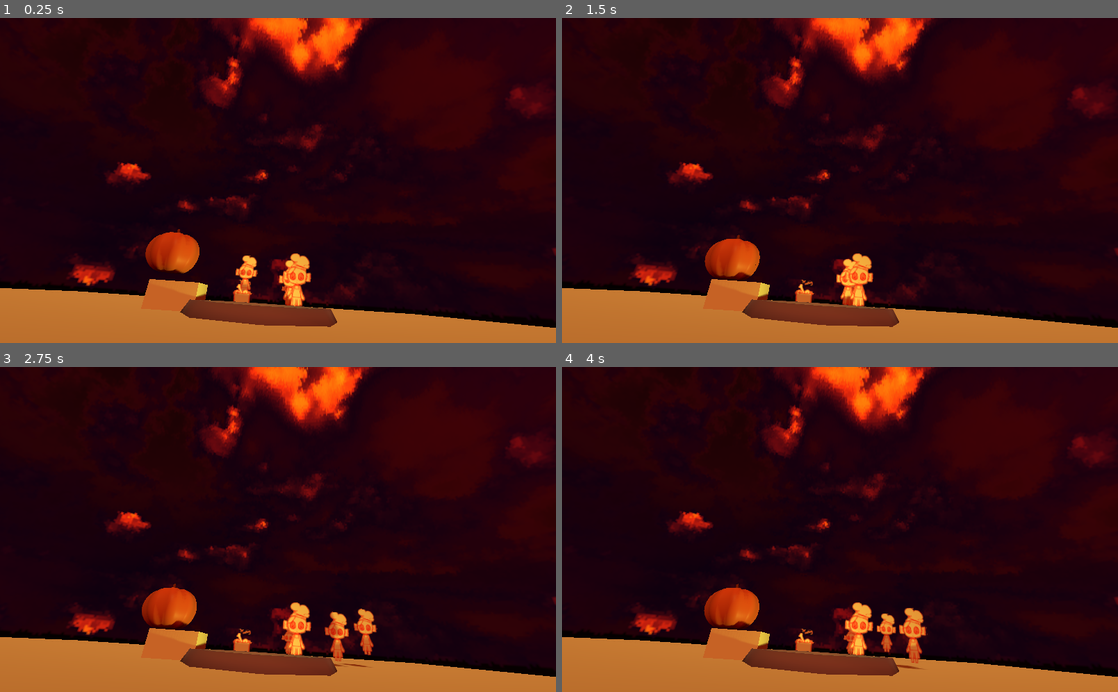
Above: before the commit, frames 1-4 (two rows, left to right).
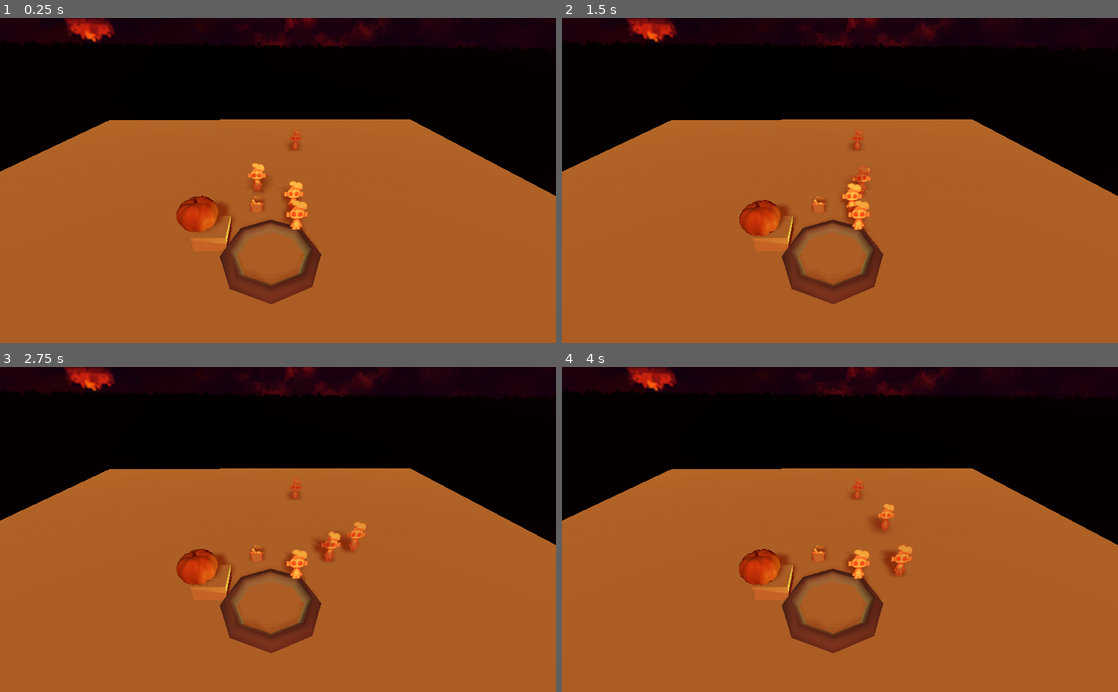
Above: after the commit, the same moments.

Repository: KaizNike/Bone--Appetite--Monster-
Game: Godot game, scene res://src/Scenes/Main.tscn
The game is run twice, just before and just after one commit, with the same random seed, the same clock (stepped at 60 frames per second) and the same inputs.
Inputs:
- Up to frame 1 (0.25 s): no input
- Up to frame 2 (1.5 s): hold D (move_right) 0.53-1.28 s; hold Down (p2_move_down) 0.53-1.28 s; hold S (move_down) from 1.28 s (still down); tap Left (p2_move_left) at 1.35 s
- Up to frame 3 (2.75 s): release S (move_down) at 2.03 s; hold D (move_right) from 2.03 s (still down); hold Right (p2_move_right) from 2.03 s (still down)
- Up to frame 4 (4 s): release D (move_right) at 2.78 s; release Right (p2_move_right) at 2.78 s; hold W (move_up) 2.78-3.53 s; tap Up (p2_move_up) at 2.85 s; hold A (move_left) from 3.53 s (still down); hold Down (p2_move_down) from 3.53 s (still down)

The runs differ from the first frame. In frame 1, 85% of the frame differs, in the area x 0-100%, y 0-98%; in frame 2, 85%; in frame 3, 85%; in frame 4, 85%.

Commit message:
Clean up camera

Diff:
--- a/Project/src/Scenes/Main.tscn
+++ b/Project/src/Scenes/Main.tscn
@@ -34,7 +34,7 @@
 transform = Transform( 1, 0, 0, 0, 1, 0, 0, 0, 1, 0, 0.774147, 0 )
 
 [node name="Spatial" type="Spatial" parent="."]
-transform = Transform( 0.994835, -0.0913609, -0.0442258, 0.0850071, 0.988016, -0.128837, 0.0554665, 0.124412, 0.990679, 0.857166, 0.74657, 13.2739 )
+transform = Transform( 1, 0, 0, 0, 0.642788, 0.766045, 0, -0.766044, 0.642788, 1, 10, 13 )
 
 [node name="SpringArm" type="SpringArm" parent="Spatial"]
 
